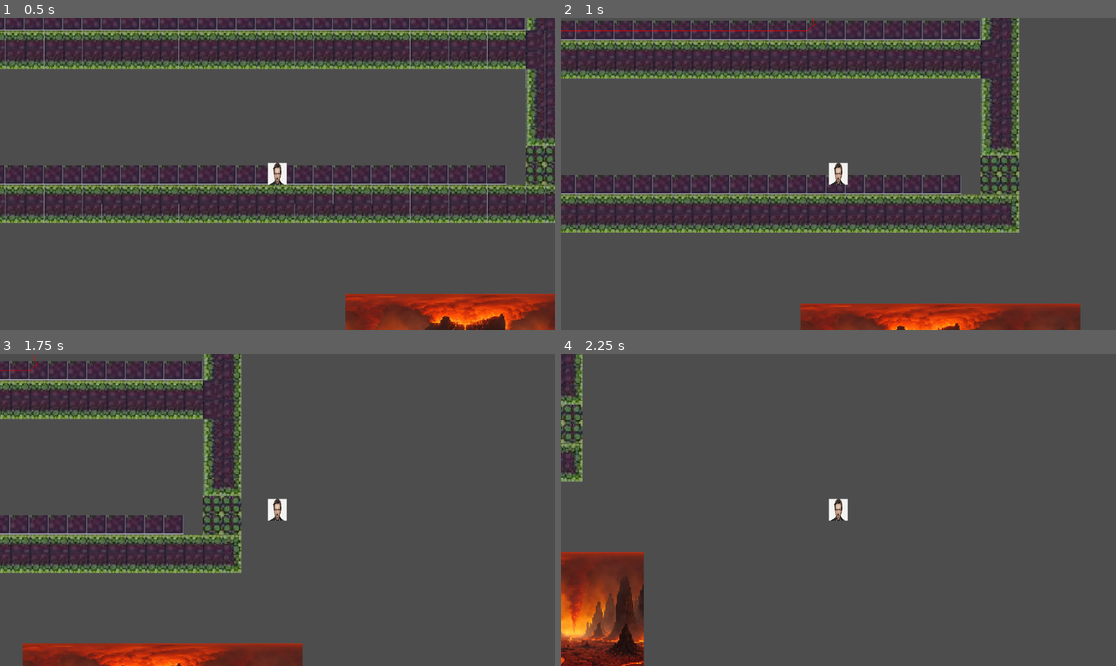
Above: before the commit, frames 1-4 (two rows, left to right).
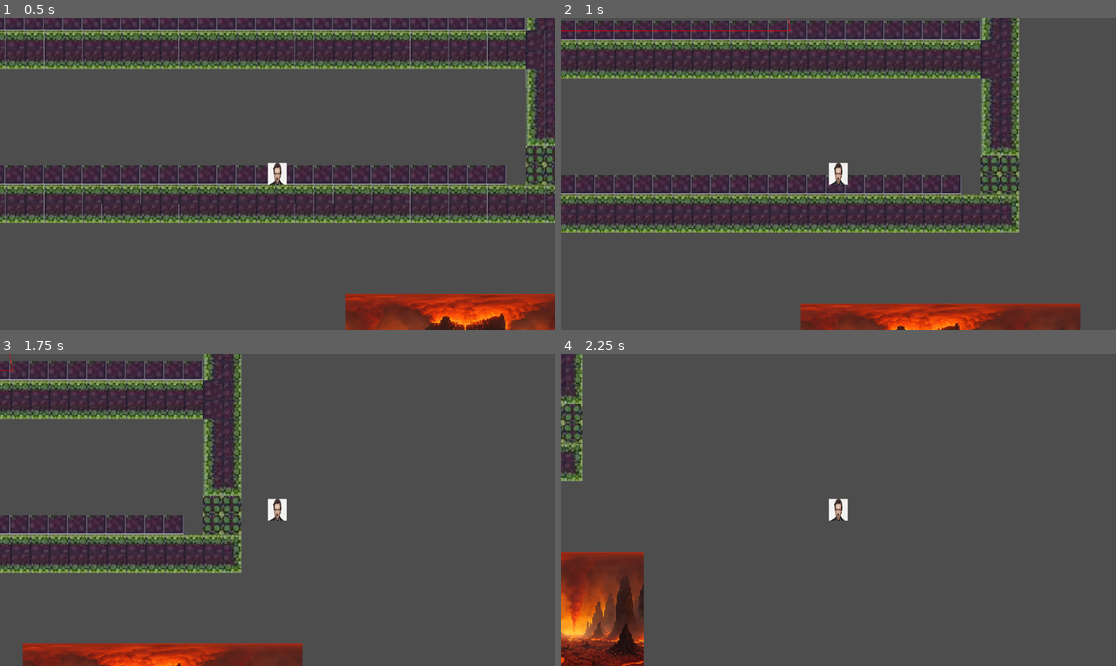
Above: after the commit, the same moments.

Repository: ConnerGordon/final-jam
Game: Godot game, scene res://folder base/mainscene.tscn
Two runs of this game, one before a commit and one after it. Both use one fixed random seed, a clock stepped at 60 frames per second and the inputs below.
Inputs (mouse positions are in pixels of both pictures, inside the frame that each line leads up to):
- Up to frame 1 (0.5 s): no input
- Up to frame 2 (1 s): tap Enter at 0.5 s; move the mouse to (960, 158) at 0.52 s; hold D (moveright) from 0.53 s (still down); hold S (FALL) from 0.53 s (still down); tap Space (jump) at 0.77 s; tap Shift (dash) at 0.8 s
- Up to frame 3 (1.75 s): keep holding D (moveright); tap Space (jump) at 1.07, 1.52 s; move the mouse to (166, 525) at 1.27 s; release S (FALL) at 1.28 s; tap Shift (dash) at 1.35 s; click (166, 525) at 1.55 s
- Up to frame 4 (2.25 s): tap Space (jump) at 1.82 s; move the mouse to (894, 441) at 2.02 s; release D (moveright) at 2.03 s; hold A (moveleft) from 2.03 s (still down); hold W (lookup, bound only after the commit) from 2.03 s (still down); click (894, 441) at 2.1 s

Frame 1 is identical in both runs. In frame 2, less than 0.1% of the frame differs, in the area x 40-46%, y 0-5%; in frame 3, less than 0.1%; in frame 4, 0.2%, in the area x 0-15%, y 1-100%.

Commit message:
enemy pathing improvements
-working on smoothing out pathing and connecting links
-added additional hitboxes to player, improved walljump

Diff:
--- a/enemy/first_enemy.gd
+++ b/enemy/first_enemy.gd
@@ -87,9 +87,9 @@
 					var safe = NavigationServer2D.map_get_closest_point(nav_map,target)
 
 					navigation_agent_2d.target_position = safe#.snapped(Vector2(80,80))
-					print(safe.snapped(Vector2(80,80)))
+
 					while safe.distance_to(global_position) < 500 && found == false:
-						print("too close")
+
 						nav_map = navigation_agent_2d.get_navigation_map()
 						target = NavigationServer2D.map_get_random_point(nav_map,1,true)
 
@@ -99,7 +99,7 @@
 
 
 						navigation_agent_2d.target_position = (safe).snapped(Vector2(80,80))
-						print(safe.snapped(Vector2(80,80)))
+
 				else:
 					var target = playerpos
 					var nav_map = navigation_agent_2d.get_navigation_map()
@@ -107,9 +107,9 @@
 					var safe = NavigationServer2D.map_get_closest_point(nav_map,target)
 
 					navigation_agent_2d.target_position = safe#.snapped(Vector2(80,80))
-					print(safe.snapped(Vector2(80,80)))
+
 					while safe.distance_to(global_position) < 500 && found == false:
-						print("too close")
+
 						nav_map = navigation_agent_2d.get_navigation_map()
 						target = playerpos
 
@@ -140,13 +140,13 @@
 
 
 			if lerptimer >= 0:
-
-				global_position = global_position.lerp(lerppos, 1-lerptimer)
-
+				var gp = global_position.lerp(lerppos, 1-lerptimer)
+				global_position.y = gp.y
+				if 1-lerptimer < 1.0/5.0:
+					global_position.x = lerp(global_position.x,lerppos.x,1.0/5 - lerptimer/5.0)
 				lerptimer-= delta/2
 				if lerppos.distance_to(global_position) < 50:
 					lerptimer = -1
-
 			if direc.y < -0.6 && is_on_wall() && is_on_floor():
 					velocity.y -= 600
 
@@ -164,30 +164,38 @@
 
 
 		state.finding:
-
+			var target = playerpos
+			var nav_map = navigation_agent_2d.get_navigation_map()
+
+			var safe = NavigationServer2D.map_get_closest_point(nav_map,target)
+			navigation_agent_2d.target_position = safe
 			var current_pos = global_transform.origin
 			var next_position = navigation_agent_2d.get_next_path_position()
 			var direc = (next_position - current_pos).normalized()
 			if is_on_floor():
-				velocity.x = direc.x * SPEED
+				velocity.x = direc.x * SPEED*2
+
 			if not is_on_floor():
-				velocity.x = direc.x *SPEED/10
-
-
-
+				velocity.x = direc.x *SPEED*2/10
+
+
+			#print(velocity)
 
 
 
 			if lerptimer >= 0:
-
-				global_position = global_position.lerp(lerppos, 1-lerptimer)
-
+				print(lerptimer)
+				var gp = global_position.lerp(lerppos, 1-lerptimer)
+				global_position.y = gp.y
 				lerptimer-= delta/2
 				if lerppos.distance_to(global_position) < 50:
 					lerptimer = -1
-
-			if direc.y < -0.6 && is_on_wall() && is_on_floor():
-					velocity.y -= 600
+			if lerptimer <= 0 && lerptimer >= -0.5:
+				var gp = global_position.lerp(lerppos, 1-abs(lerptimer)*2)
+				global_position.x = gp.x
+
+			if direc.y < -0.65 && is_on_wall() && is_on_floor() && lerptimer < 0:
+				velocity.y -= 600
 
 			if velocity == Vector2.ZERO:
 				navigtimer -= delta
@@ -221,7 +229,7 @@
 			postimer = 10.0
 	move_and_slide()
 
-	#print(cur)
+	print(cur)
 
 
 func get_new_target():
@@ -254,7 +262,7 @@
 
 func jump(star:Vector2, en:Vector2):
 
-	if star.distance_to(global_position) < 100:
+	if star.distance_to(global_position) < 100 && lerptimer < 0:
 		lerppos = en
 		lerpstart = star
 		lerptimer = 1.0
@@ -275,7 +283,7 @@
 
 
 func detected(area: Area2D) -> void:
-	print(area.get_parent())
+
 	if area.get_parent() is Player && found == false:
 		found = true
-		cur = state.idle
+		cur = state.finding
--- a/folder base/downpath.tscn
+++ b/folder base/downpath.tscn
@@ -189,26 +189,26 @@
 [node name="NavigationLink2D" type="NavigationLink2D" parent="." unique_id=786904234]
 position = Vector2(46.600002, 864.19995)
 navigation_layers = 3
-start_position = Vector2(-4, 1)
-end_position = Vector2(35.6, -130.40002)
+start_position = Vector2(9.399998, 6.799988)
+end_position = Vector2(39.6, -121)
 
 [node name="NavigationLink2D2" type="NavigationLink2D" parent="." unique_id=60418671]
 position = Vector2(438.59998, 739.7999)
 navigation_layers = 2
-start_position = Vector2(-41.799988, -130.3999)
-end_position = Vector2(-0.7999878, -0.59991455)
+start_position = Vector2(-45.799988, -124.19989)
+end_position = Vector2(-20.799988, 3.8001099)
 
 [node name="NavigationLink2D3" type="NavigationLink2D" parent="." unique_id=1562989433]
 position = Vector2(351.39996, 666.4)
 navigation_layers = 2
-start_position = Vector2(-50.599945, -119.400024)
-end_position = Vector2(-17.799957, -73.400024)
+start_position = Vector2(-57.99994, -115.20001)
+end_position = Vector2(-28.799957, -68)
 
 [node name="NavigationLink2D4" type="NavigationLink2D" parent="." unique_id=648249757]
 position = Vector2(308.40002, 620.4)
 navigation_layers = 2
-start_position = Vector2(-55.000015, -140.6)
-end_position = Vector2(-30.400024, -75.599976)
+start_position = Vector2(-67.8, -135)
+end_position = Vector2(-35.600006, -68.79999)
 
 [node name="NavigationLink2D5" type="NavigationLink2D" parent="." unique_id=944276917]
 position = Vector2(215.2, 616.8)
--- a/player/player.gd
+++ b/player/player.gd
@@ -6,7 +6,9 @@
 @onready var groundedswordbox: Area2D = $groundedswordbox
 
 @onready var attacktimer: Timer = $attacktimer
-
+@onready var airhitbox: Area2D = $airhitbox
+
+@onready var upwardhitbox: Area2D = $upwardhitbox
 
 
 
@@ -134,14 +136,14 @@
 			if wallright.is_colliding() && (is_on_floor() == false):
 				airdash = true
 				dashtimer = dtb
-				velocity.y = -JUMP_VELOCITY/1.5
-				print("right")
+				velocity.y = -JUMP_VELOCITY/1.3
+
 				velocity.x = -SPEED*2
 			if wallleft.is_colliding() && (is_on_floor() == false):
-				print("left")
+
 				airdash = true
 				dashtimer = dtb
-				velocity.y = -JUMP_VELOCITY/1.5
+				velocity.y = -JUMP_VELOCITY/1.3
 				velocity.x = SPEED*2
 			if velocity.y < 0:
 				current = state.falling
@@ -150,7 +152,7 @@
 
 			if dashtimer <= 0:
 				groundedswordbox.monitoring = false
-				print(aircurrent)
+				#print(aircurrent)
 				if aircurrent == airbornstate.falling:
 					velocity.x = clampf(velocity.x,-SPEED/1.2,SPEED/1.2)
 					current = state.falling
@@ -172,7 +174,8 @@
 
 	if direction != 0.0:
 		groundedswordbox.position = Vector2(95 * direction,0)
-		print(groundedswordbox.position)
+		airhitbox.position = Vector2(30*direction,0)
+		#print(groundedswordbox.position)
 	match aircurrent:
 
 		airbornstate.grounded:
@@ -208,6 +211,9 @@
 			if Input.is_action_just_pressed("swing") && attacktimer.is_stopped():
 				attacktimer.start()
 				groundedswordbox.monitoring = true
+				if Input.is_action_pressed("lookup"):
+					upwardhitbox.monitoring = true
+
 
 
 			if dashtimer > dtb/20:
@@ -223,6 +229,13 @@
 				JUMP_VELOCITY = jumpdefault
 				current = state.jumping
 
+			if Input.is_action_just_pressed("swing") && attacktimer.is_stopped():
+				attacktimer.start()
+				groundedswordbox.monitoring = true
+				if Input.is_action_pressed("lookup"):
+					upwardhitbox.monitoring = true
+				elif Input.is_action_pressed("FALL"):
+					airhitbox.monitoring = true
 			if dashtimer == dtb && Input.is_action_pressed("movementkeys") == false:
 				current = state.falling
 
@@ -266,7 +279,7 @@
 	if body is TileMapLayer:
 
 		var temphold = body.get_used_cells_by_id(0,Vector2i(4,3))
-		print(temphold[0])
+		#print(temphold[0])
 
 
 		for i in temphold:
@@ -277,4 +290,6 @@
 
 func _on_attacktimer_timeout() -> void:
 	print("pcalled")
-	groundedswordbox.monitoring = true
+	groundedswordbox.monitoring = false
+	airhitbox.monitoring= false
+	upwardhitbox.monitoring = false
--- a/player/player.tscn
+++ b/player/player.tscn
@@ -23,8 +23,16 @@
 size = Vector2(156, 178)
 
 [sub_resource type="CapsuleShape2D" id="CapsuleShape2D_rkbax"]
+radius = 50.000008
+height = 128.0
+
+[sub_resource type="CapsuleShape2D" id="CapsuleShape2D_g1dw6"]
 radius = 40.0
 height = 128.0
+
+[sub_resource type="CapsuleShape2D" id="CapsuleShape2D_yw30f"]
+radius = 68.0
+height = 136.0
 
 [node name="CharacterBody2D" type="CharacterBody2D" unique_id=103378180 groups=["player"]]
 top_level = true
@@ -60,7 +68,7 @@
 monitorable = false
 
 [node name="CollisionShape2D" type="CollisionShape2D" parent="groundedswordbox" unique_id=925681849]
-position = Vector2(0, 3)
+position = Vector2(-6.750156e-14, -16.000002)
 rotation = 1.5707964
 shape = SubResource("CapsuleShape2D_rkbax")
 
@@ -77,6 +85,23 @@
 wait_time = 0.35
 one_shot = true
 
+[node name="airhitbox" type="Area2D" parent="." unique_id=1257302519]
+monitoring = false
+monitorable = false
+
+[node name="CollisionShape2D" type="CollisionShape2D" parent="airhitbox" unique_id=374935385]
+position = Vector2(0, 68)
+rotation = 1.5707964
+shape = SubResource("CapsuleShape2D_g1dw6")
+
+[node name="upwardhitbox" type="Area2D" parent="." unique_id=243975332]
+monitoring = false
+monitorable = false
+
+[node name="CollisionShape2D" type="CollisionShape2D" parent="upwardhitbox" unique_id=198316899]
+position = Vector2(0, -96)
+shape = SubResource("CapsuleShape2D_yw30f")
+
 [connection signal="area_entered" from="bodydetec" to="." method="_on_bodydetec_area_entered"]
 [connection signal="body_entered" from="bodydetec" to="." method="_on_bodydetec_body_entered"]
 [connection signal="timeout" from="attacktimer" to="." method="_on_attacktimer_timeout"]
--- a/project.godot
+++ b/project.godot
@@ -24,7 +24,6 @@
 jump={
 "deadzone": 0.2,
 "events": [Object(InputEventKey,"resource_local_to_scene":false,"resource_name":"","device":-1,"window_id":0,"alt_press …(191 unchanged characters)…
-, Object(InputEventKey,"resource_local_to_scene":false,"resource_name":"","device":-1,"window_id":0,"alt_pressed":false,"shift_pressed":false,"ctrl_pressed":false,"meta_pressed":false,"pressed":false,"keycode":0,"physical_keycode":87,"key_label":0,"unicode":119,"location":0,"echo":false,"script":null)
 ]
 }
 moveleft={
@@ -76,6 +75,11 @@
 "events": [Object(InputEventKey,"resource_local_to_scene":false,"resource_name":"","device":-1,"window_id":0,"alt_press …(192 unchanged characters)…
 ]
 }
+lookup={
+"deadzone": 0.2,
+"events": [Object(InputEventKey,"resource_local_to_scene":false,"resource_name":"","device":-1,"window_id":0,"alt_pressed":false,"shift_pressed":false,"ctrl_pressed":false,"meta_pressed":false,"pressed":false,"keycode":0,"physical_keycode":87,"key_label":0,"unicode":119,"location":0,"echo":false,"script":null)
+]
+}
 
 [layer_names]
 
